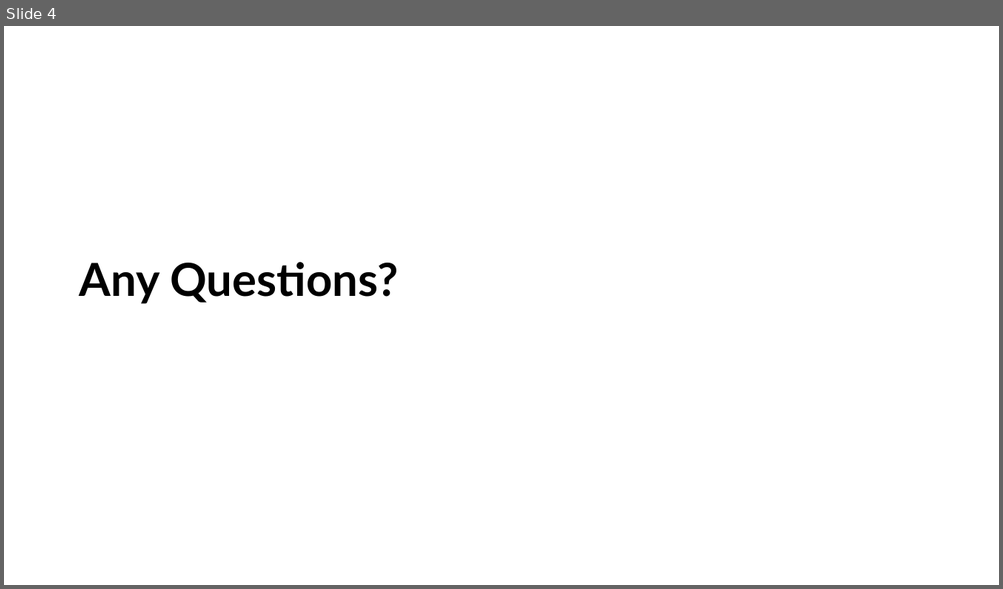
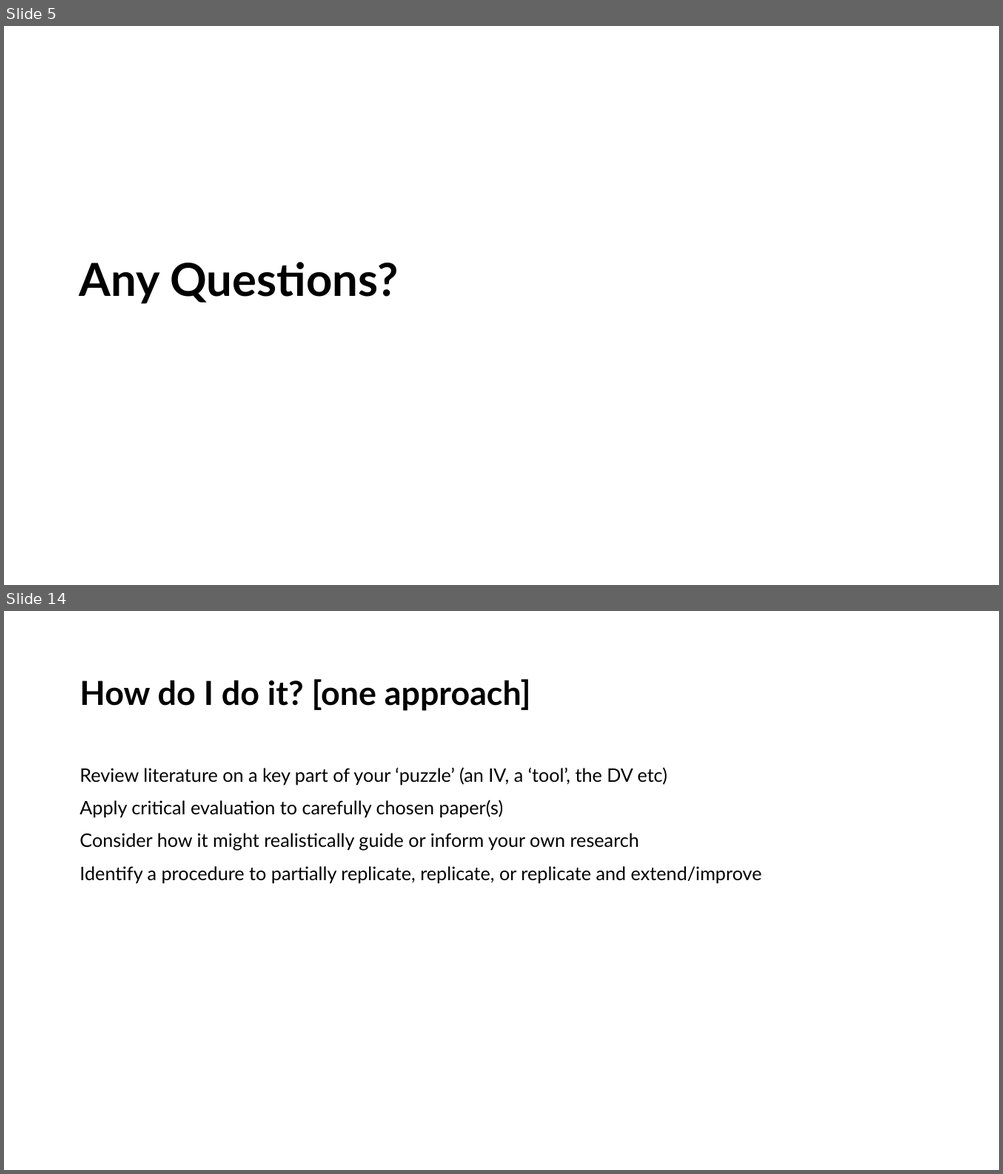
Before and after one commit to LittleMonkeyLab/PS52007Dslides, a slide deck: _site/lectures/Lecture03/Lecture03.pptx. Shown one above the other, each under a label of ours: slide 4 before the commit, slides 5 and 14 after it; the slides between them are not shown. The pictures are 1003x589 and 1003x1174 pixels, drawn with LibreOffice and Linux fonts; fonts in the diff are those of the drawing; background and template pictures are left out. Boxes give left, top, right and bottom in pixels: in the first picture for what was removed or moved away, otherwise in the second. Text is boxed around its words. In the diff, an @@ line names an element or a change of style, - is before the commit and + after.

```diff
--- a/_site/lectures/Lecture03/Lecture03.pptx
+++ b/_site/lectures/Lecture03/Lecture03.pptx
@@ slide 14 added at (4,611,999,1170), background #FFFFFF @@
@@ title added at (79,679,531,711), 32 pt, text #000000, bold @@
+How do I do it? [one approach]
@@ text added at (79,767,762,883), 18 pt, text #000000 @@
+Review literature on a key part of your ‘puzzle’ (an IV, a ‘tool’, the DV etc)
+Apply critical evaluation to carefully chosen paper(s)
+Consider how it might realistically guide or inform your own research
+Identify a procedure to partially replicate, replicate, or replicate and extend/improve
@@ what was slide 4 is now slide 5 @@
```
Also in this commit, not shown: 2 slides changed, 22 other slides added, 1 slide removed, 47 other files.
